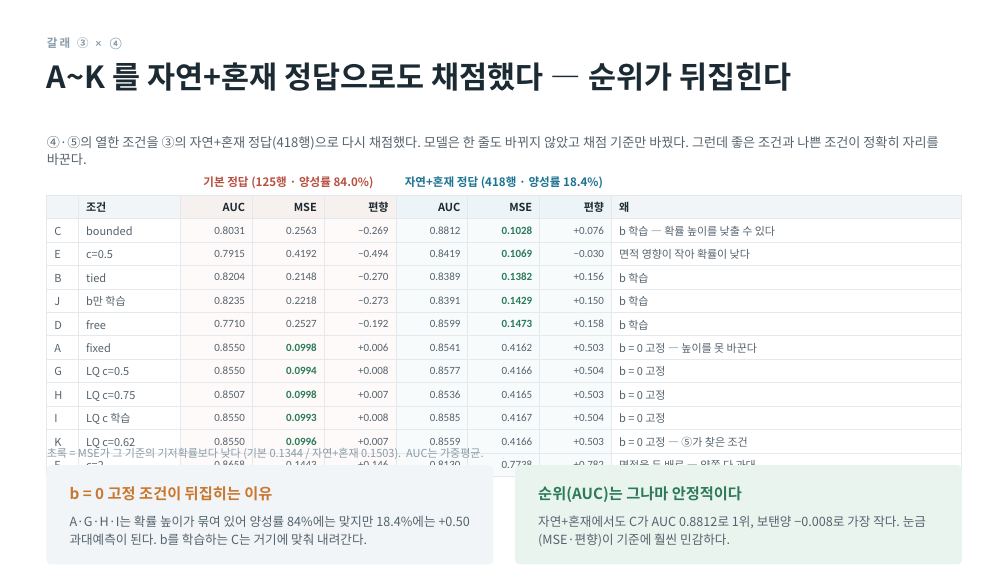
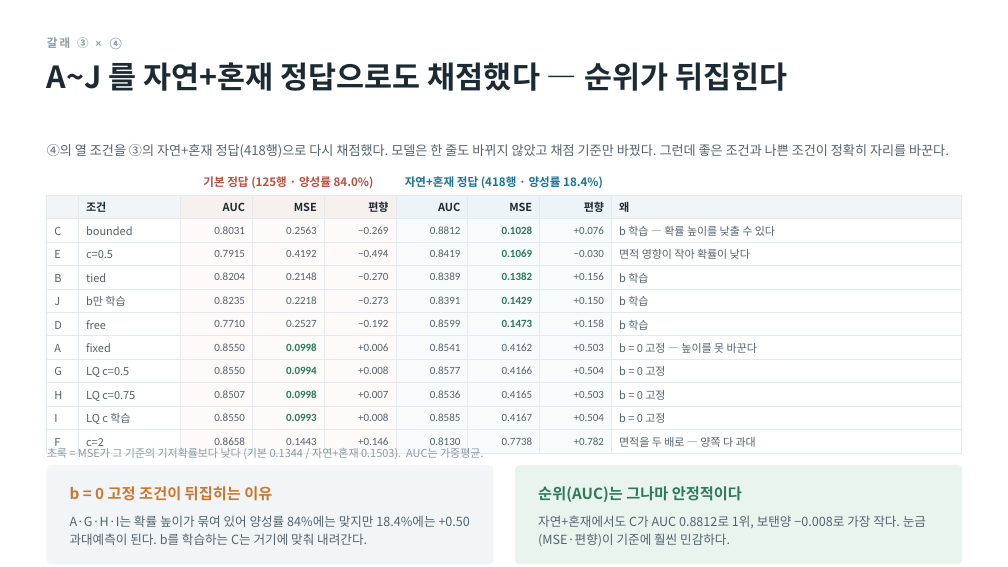
Before and after one commit to minji1217/pilotA-minji, a slide deck: slide 16 of docs/후속실험3_발표.pptx (slide 21 before the commit). Drawn at 1008x567 pixels with LibreOffice and Linux fonts; fonts in the diff are those of the drawing. Boxes give left, top, right and bottom in pixels: in the first picture for what was removed or moved away, otherwise in the second. Text is boxed around its words. In the diff, an @@ line names an element or a change of style, - is before the commit and + after.

```diff
--- a/docs/후속실험3_발표.pptx
+++ b/docs/후속실험3_발표.pptx
@@ text at bbox=[47, 62, 788, 91]: text changed @@
-A~K 를 자연+혼재 정답으로도 채점했다 — 순위가 뒤집힌다
+A~J 를 자연+혼재 정답으로도 채점했다 — 순위가 뒤집힌다
@@ text at bbox=[47, 144, 949, 158]: text changed @@
-④·⑤의 열한 조건을 ③의 자연+혼재 정답(418행)으로 다시 채점했다. 모델은 한 줄도 바뀌지 않았고 채점 기준만 바꿨다. 그런데 좋은 조건과 나쁜 조건이 정확히 자리를 바꾼다.
+④의 열 조건을 ③의 자연+혼재 정답(418행)으로 다시 채점했다. 모델은 한 줄도 바뀌지 않았고 채점 기준만 바꿨다. 그런데 좋은 조건과 나쁜 조건이 정확히 자리를 바꾼다.
@@ table at bbox=[47, 195, 962, 454] @@
-row 11: K | LQ c=0.62 | 0.8550 | 0.0996 | +0.007 | 0.8559 | 0.4166 | +0.503 | b = 0 고정 — ⑤가 찾은 조건
```
Also in this commit, not shown: 13 other slides changed, 5 slides removed, 11 other files.
